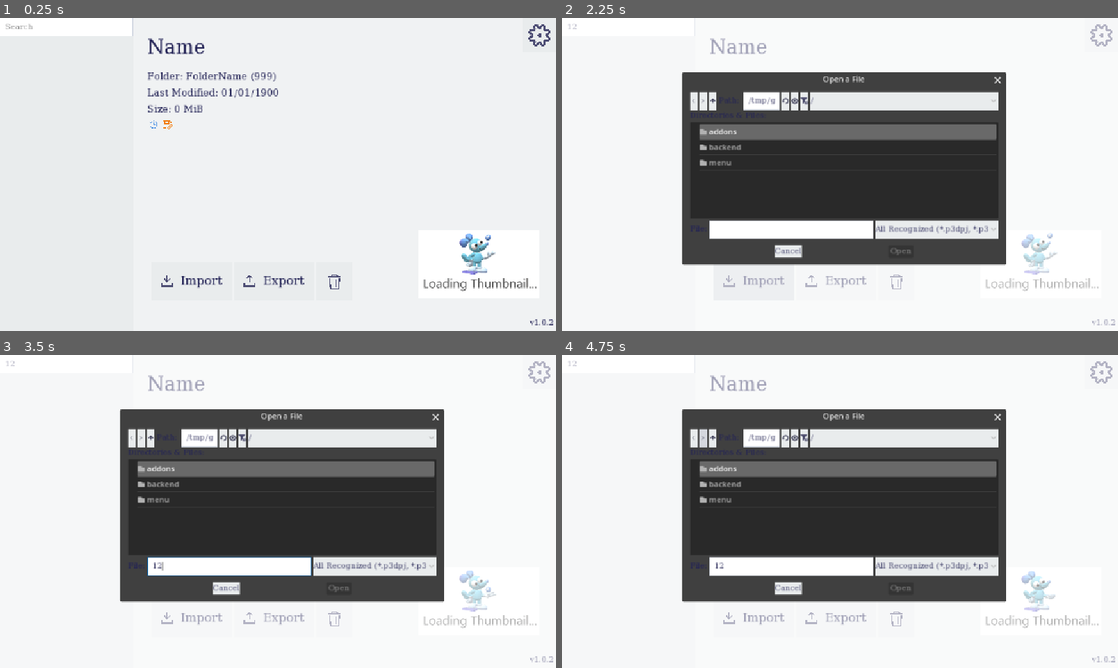
Above: before the commit, frames 1-4 (two rows, left to right).
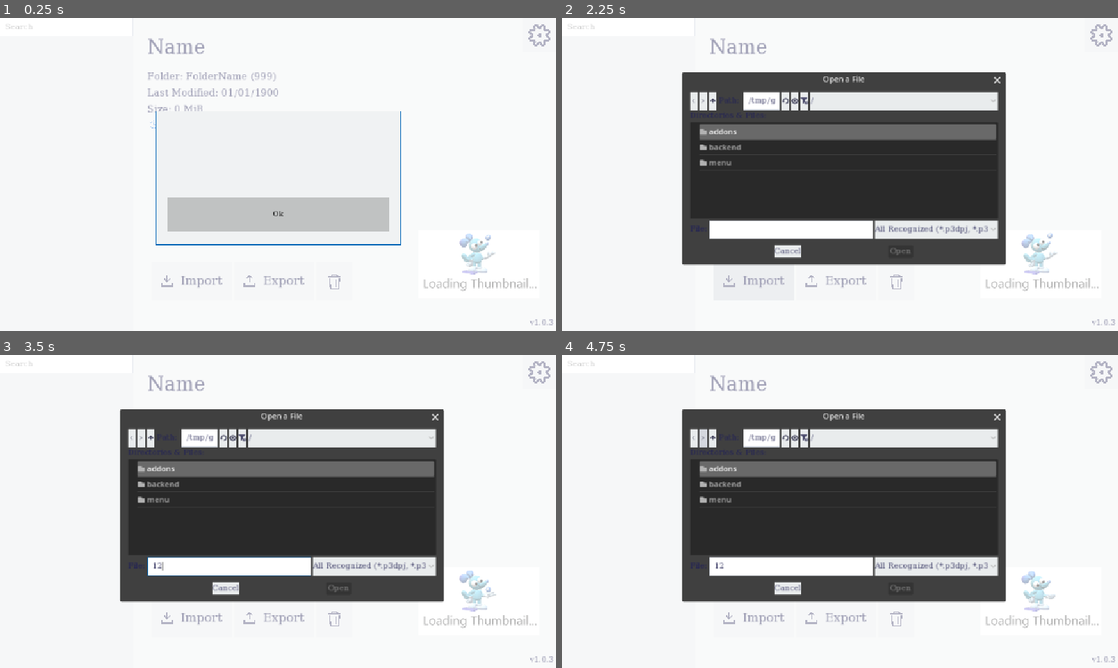
Above: after the commit, the same moments.

Repository: silkycell/Paint-3D-Project-Manager
Game: Godot game, scene res://menu/projects/projects_menu.tscn
The game is run twice, just before and just after one commit, with the same random seed, the same clock (stepped at 60 frames per second) and the same inputs. Video files are missing from this copy of the repository; at most half a second of black plays in their place.
Inputs (mouse positions are in pixels of both pictures, inside the frame that each line leads up to):
- Up to frame 1 (0.25 s): no input
- Up to frame 2 (2.25 s): click (628, 27) at 0.52 s; type "12" at 0.6 s; click (840, 215) at 1.25 s, where only the run after the commit has a clickable "Ok"; click (751, 280) at 2 s
- Up to frame 3 (3.5 s): click (227, 567) at 2.77 s; type "12" at 2.85 s
- Up to frame 4 (4.75 s): click (701, 436) at 3.5 s; click (701, 436) at 4.25 s

The runs differ from the first frame. In frame 1, 6.8% of the frame differs, in the area x 1-100%, y 0-99%; in frame 2, 0.3%; in frame 3, 0.3%; in frame 4, 0.3%.
Error in both runs: Out of bounds get index '0' (on base: 'Array[Project]') (res://backend/global_signal_handler.gd:3)

Commit message:
sanjay's problem

Diff:
--- a/menu/projects/projects_menu.tscn
+++ b/menu/projects/projects_menu.tscn
@@ -27,6 +27,8 @@
 [ext_resource type="Texture2D" uid="uid://dychp88l7omd3" path="res://menu/assets/icons/settings_icon.svg" id="19_yudf6"]
 [ext_resource type="Script" uid="uid://dqco1qbyidcyi" path="res://menu/actions/delete/delete_handler.gd" id="21_6r0s8"]
 [ext_resource type="Script" uid="uid://djoxptkg6rl6l" path="res://menu/actions/delete/delete_progress_panel.gd" id="22_kgcvs"]
+[ext_resource type="Script" path="res://menu/projects/tos.gd" id="28_sr2tt"]
+[ext_resource type="VideoStream" uid="uid://lbjnqh4cvgb8" path="res://output.ogv" id="29_ljyb0"]
 
 [sub_resource type="GDScript" id="GDScript_u7u8r"]
 resource_name = "VersionNumberSetter"
@@ -613,6 +615,48 @@
 script = ExtResource("22_kgcvs")
 parent_action = NodePath("..")
 
+[node name="Sanjay" type="Control" parent="."]
+layout_mode = 1
+anchors_preset = 15
+anchor_right = 1.0
+anchor_bottom = 1.0
+grow_horizontal = 2
+grow_vertical = 2
+script = ExtResource("28_sr2tt")
+
+[node name="BG" type="ColorRect" parent="Sanjay"]
+layout_mode = 1
+anchors_preset = 15
+anchor_right = 1.0
+anchor_bottom = 1.0
+grow_horizontal = 2
+grow_vertical = 2
+color = Color(1, 1, 1, 0.572549)
+
+[node name="TOSPopup" parent="Sanjay" instance=ExtResource("17_j3wdq")]
+layout_mode = 1
+offset_top = -132.0
+offset_bottom = 145.0
+title = ""
+text = ""
+button_options = Array[String](["Ok"])
+
+[node name="VideoStreamPlayer" type="VideoStreamPlayer" parent="Sanjay/TOSPopup"]
+layout_mode = 1
+anchors_preset = 15
+anchor_right = 1.0
+anchor_bottom = 1.0
+offset_left = 42.0
+offset_top = 12.0
+offset_right = -52.0
+offset_bottom = -109.0
+grow_horizontal = 2
+grow_vertical = 2
+stream = ExtResource("29_ljyb0")
+autoplay = true
+expand = true
+loop = true
+
 [connection signal="text_changed" from="MainMenu/ProjectsList/SearchBar" to="MainMenu/ProjectsList/SearchBar" method="_on_text_changed"]
 [connection signal="toggled" from="SettingsContainer/SettingsButton" to="SettingsContainer/SettingsButton" method="_on_toggled"]
 [connection signal="file_selected" from="ExportHandler/ExportDialog" to="ExportHandler" method="_on_export_dialog_file_selected"]
--- /dev/null
+++ b/menu/projects/tos.gd
@@ -0,0 +1,8 @@
+extends Control
+
+@onready var tos_popup = $TOSPopup
+
+func _ready():
+	tos_popup.choice_selected.connect(func(_choice):
+		queue_free()
+	)
--- a/project.godot
+++ b/project.godot
@@ -11,7 +11,7 @@
 [application]
 
 config/name="Paint 3D Project Manager"
-config/version="1.0.2"
+config/version="1.0.3"
 run/main_scene="res://menu/projects/projects_menu.tscn"
 config/features=PackedStringArray("4.4", "Forward Plus")
 boot_splash/bg_color=Color(1, 1, 1, 1)
Not shown: 1 places in menu/popup_box.tscn that only renumber resources
Not shown: 1 places in menu/projects/projects_menu.tscn that only renumber resources
Not shown, added: menu/projects/tos.gd.uid
Not shown, added: output.ogv.import
Not shown, added: output.ogv.uid
Not shown, added: output.ogv
